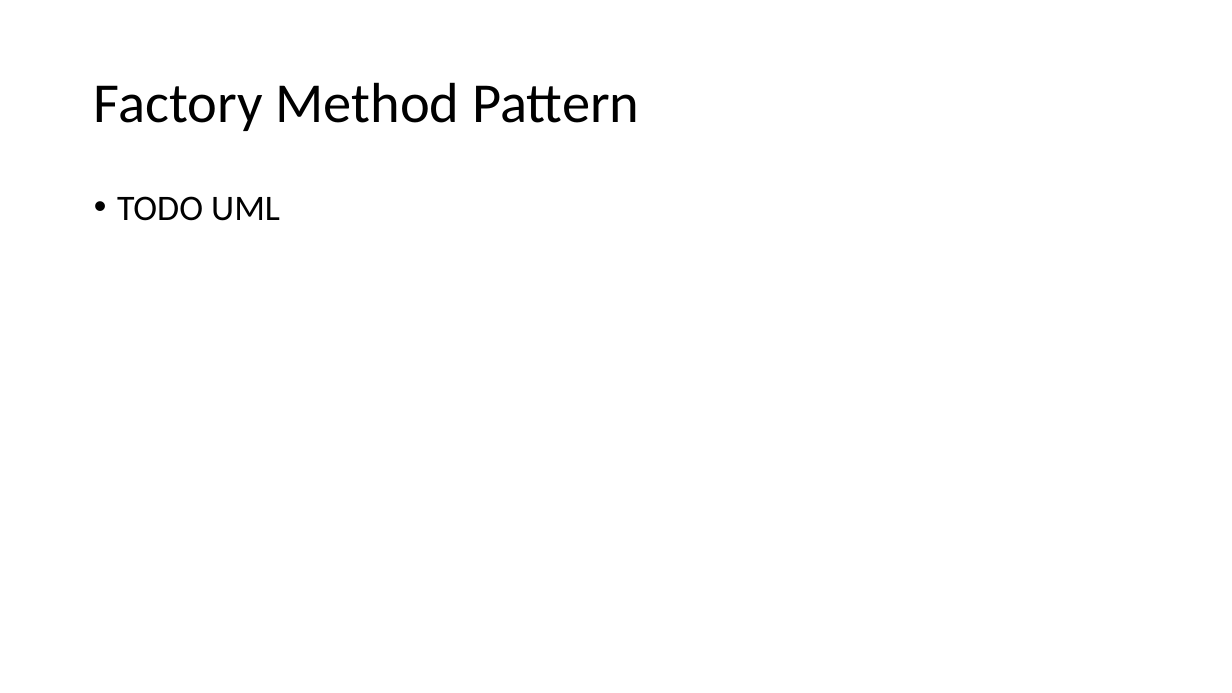
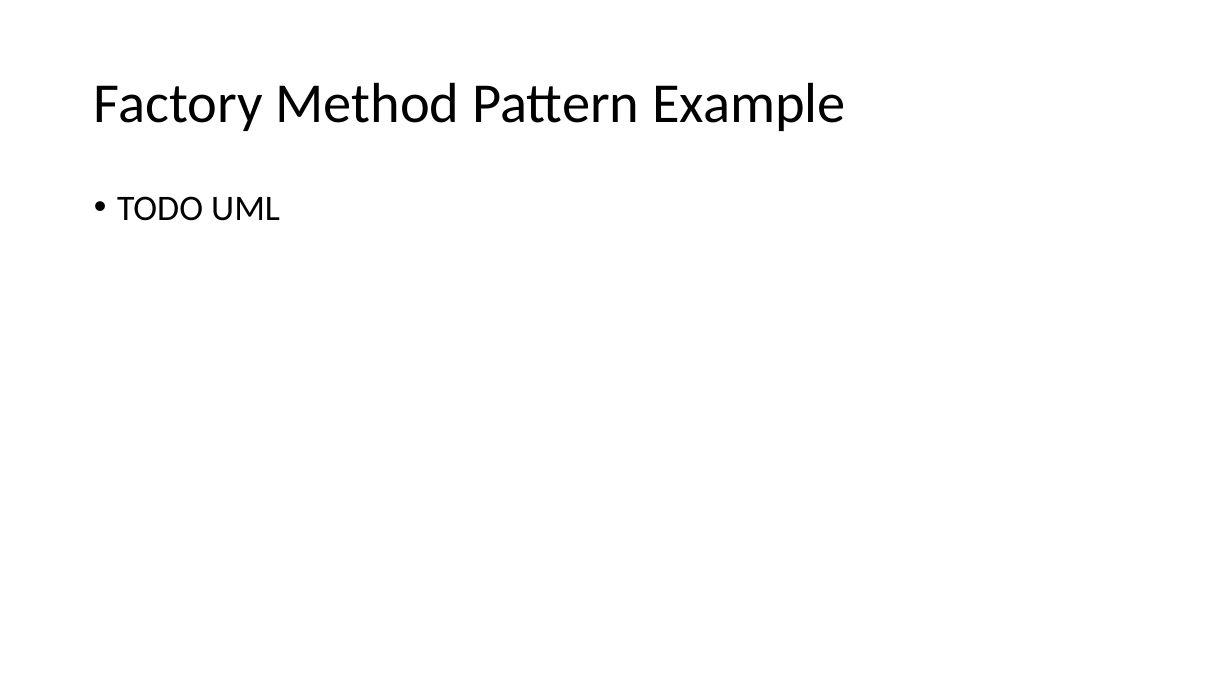
Before and after one commit to crsdrw/patterns, a slide deck: slide 6 of Patterns/docs/Factory Method.pptx. Drawn at 1232x693 pixels with LibreOffice and Linux fonts; fonts in the diff are those of the drawing. Boxes give left, top, right and bottom in pixels: in the first picture for what was removed or moved away, otherwise in the second. Text is boxed around its words. In the diff, an @@ line names an element or a change of style, - is before the commit and + after.

Commit message:
Update ppt.

```diff
--- a/Patterns/docs/Factory Method.pptx
+++ b/Patterns/docs/Factory Method.pptx
@@ title at [94, 82, 846, 131]: text changed @@
-Factory Method Pattern
+Factory Method Pattern Example
```
